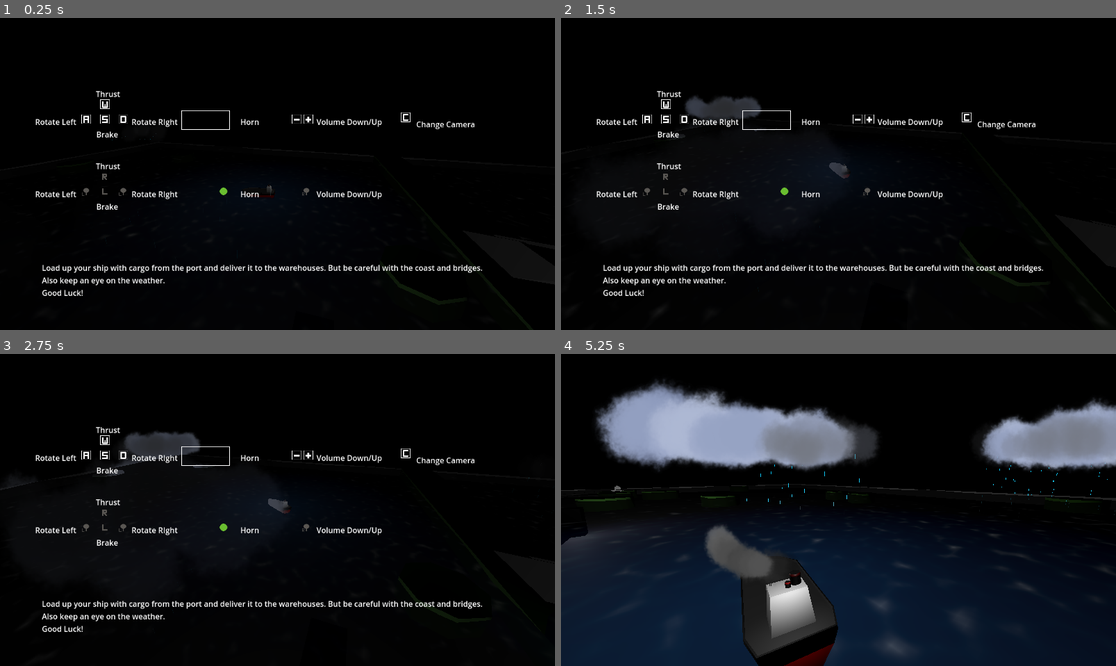
Above: before the commit, frames 1-4 (two rows, left to right).
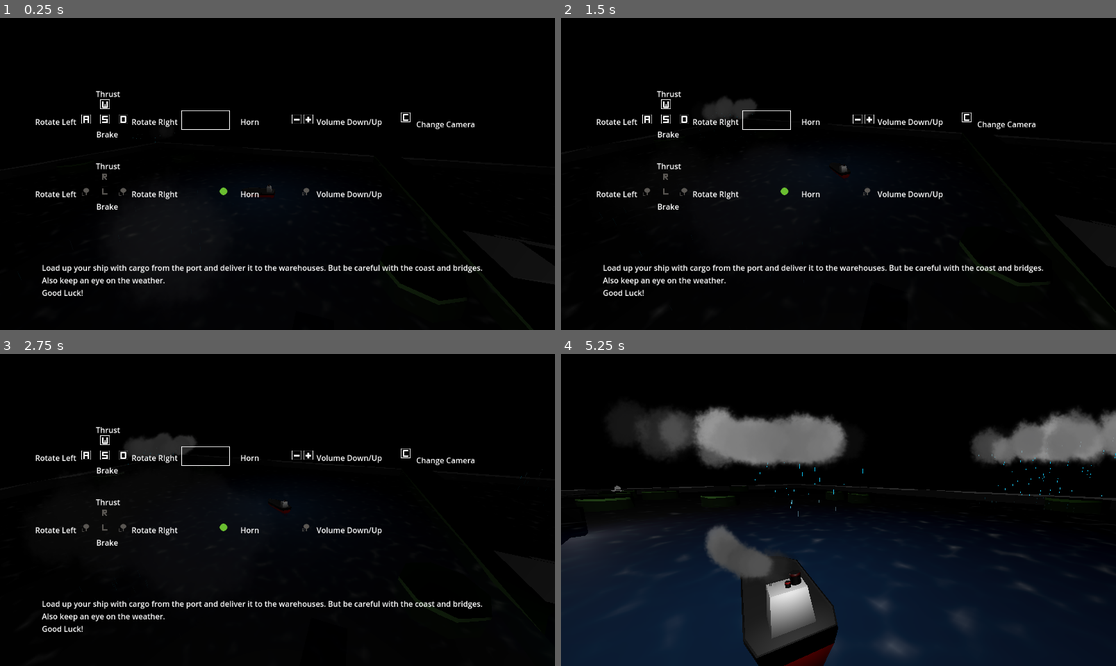
Above: after the commit, the same moments.

Repository: savenger/shipped
Game: Godot game, scene res://level/game.tscn
Same seed, same stepped clock (60 frames per second), same inputs: the game is played once before the commit and once after it.
Inputs (mouse positions are in pixels of both pictures, inside the frame that each line leads up to):
- Up to frame 1 (0.25 s): no input
- Up to frame 2 (1.5 s): tap Enter at 0.5 s; move the mouse to (960, 158) at 0.52 s; hold D (Turn Right) 0.53-1.28 s; click (960, 158) at 0.6 s; move the mouse to (727, 189) at 1.27 s; hold A (Turn Left) from 1.28 s (still down); tap Mouse wheel down (volume_down) at 1.35 s
- Up to frame 3 (2.75 s): tap Space at 2 s; move the mouse to (333, 441) at 2.02 s; release A (Turn Left) at 2.03 s; hold D (Turn Right) from 2.03 s (still down); tap Mouse wheel up (volume_up) at 2.1 s
- Up to frame 4 (5.25 s): tap Enter at 2.75 s; move the mouse to (810, 572) at 2.77 s; release D (Turn Right) at 2.78 s; hold S (CounterThrust) 2.78-3.53 s; tap C at 2.85 s; move the mouse to (1005, 556) at 3.52 s; hold A (Turn Left) from 3.53 s (still down); click (1005, 556) at 3.6 s; move the mouse to (672, 463) at 4.27 s; tap Mouse wheel down (volume_down) at 4.35 s; move the mouse to (866, 510) at 5.02 s; tap Mouse wheel up (volume_up) at 5.1 s

The runs differ from the first frame. In frame 1, less than 0.1% of the frame differs, in the area x 20-49%, y 36-58%; in frame 2, 0.5%; in frame 3, 0.6%; in frame 4, 13%, in the area x 6-100%, y 8-53%.
Error in both runs: Invalid assignment of property or key 'volume_db' with value of type 'int' on a base object of type 'null instance'. (res://level/game.gd:40)

Commit message:
Clode CPU particles

Diff:
--- a/ThunderStorm/thunder_storm.tscn
+++ b/ThunderStorm/thunder_storm.tscn
@@ -1,8 +1,12 @@
-[gd_scene load_steps=15 format=3 uid="uid://lkfy15244dxg"]
+[gd_scene load_steps=16 format=3 uid="uid://lkfy15244dxg"]
 
 [ext_resource type="Script" path="res://ThunderStorm/ThunderStorm.gd" id="1_0uv10"]
 [ext_resource type="Texture2D" uid="uid://blsj8j1cge4od" path="res://ThunderStorm/LightningTexture.png" id="2_1p26f"]
 [ext_resource type="QuadMesh" uid="uid://cesv6k7syl4ai" path="res://Materials/Smoke.tres" id="2_p4ilb"]
+
+[sub_resource type="Gradient" id="Gradient_i36v3"]
+offsets = PackedFloat32Array(0, 0.213287, 0.702797, 1)
+colors = PackedColorArray(0.580392, 0.580392, 0.580392, 0, 0.408329, 0.40833, 0.408329, 1, 0.589095, 0.589096, 0.589095, 1, 0.544974, 0.544974, 0.544974, 0)
 
 [sub_resource type="Gradient" id="Gradient_f7bs4"]
 offsets = PackedFloat32Array(0, 0.222628, 0.463504, 0.715328, 1)
@@ -65,7 +69,21 @@
 transform = Transform3D(1, 0, 0, 0, 1, 0, 0, 0, 1, 0, 15, 16.733)
 script = ExtResource("1_0uv10")
 
+[node name="CPUParticles3D" type="CPUParticles3D" parent="."]
+amount = 32
+lifetime = 5.0
+mesh = ExtResource("2_p4ilb")
+emission_shape = 3
+emission_box_extents = Vector3(10, 1, 10)
+gravity = Vector3(0, 0, 0)
+angular_velocity_min = -50.0
+angular_velocity_max = 50.0
+scale_amount_min = 8.0
+scale_amount_max = 12.0
+color_ramp = SubResource("Gradient_i36v3")
+
 [node name="CloudParticles" type="GPUParticles3D" parent="."]
+visible = false
 amount = 128
 lifetime = 5.0
 process_material = SubResource("ParticleProcessMaterial_pvpmx")
